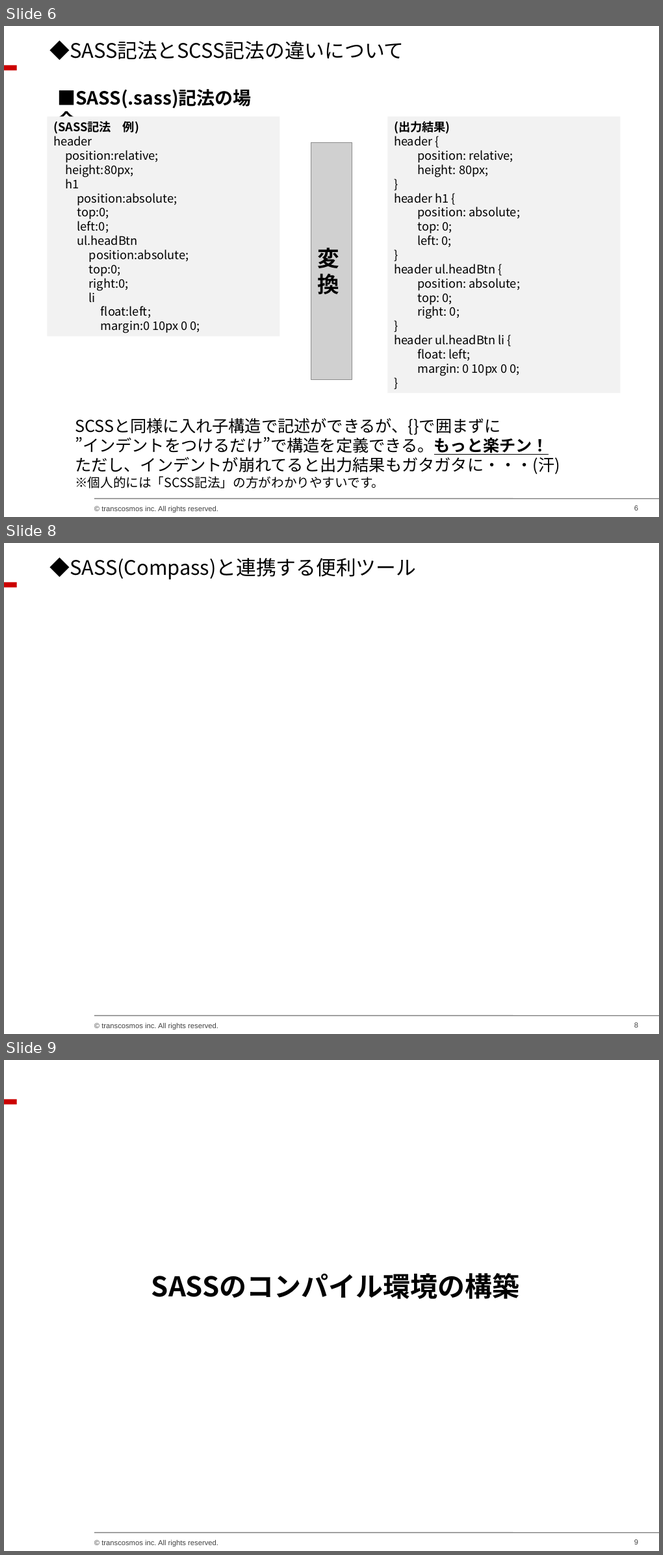
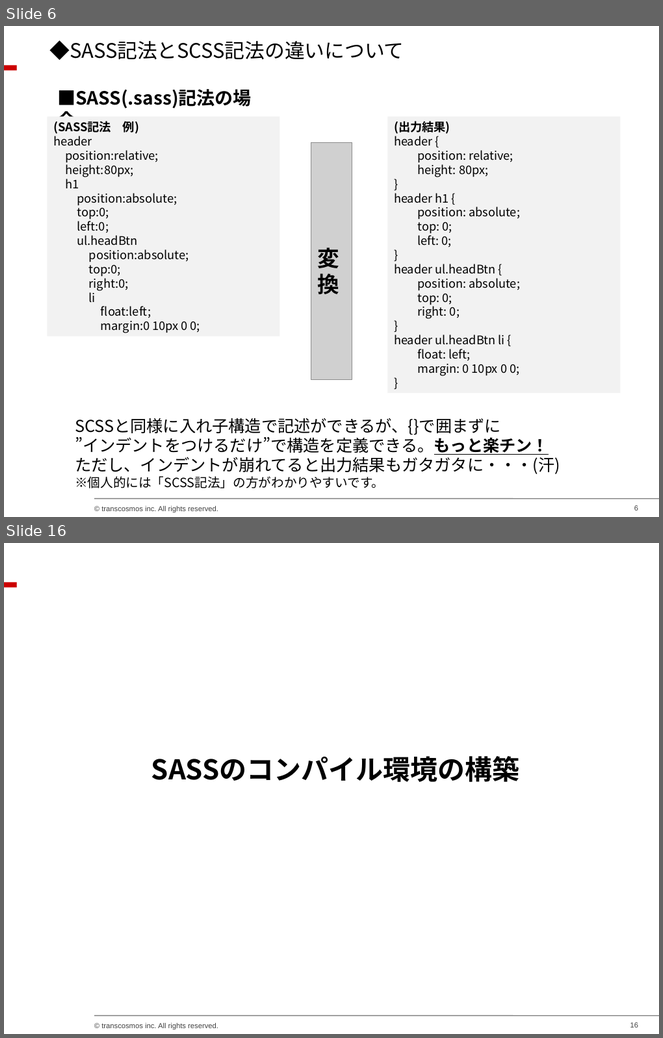
Before and after one commit to chieeeeno/my_common_files, a slide deck: docs/SASS勉強会資料/SASS勉強会資料.ppt. Shown one above the other, each under a label of ours: slides 6, 8 and 9 before the commit, slides 6 and 16 after it; the slides between them are not shown. The pictures are 663x1555 and 663x1038 pixels, drawn with LibreOffice and Linux fonts; fonts in the diff are those of the drawing; grey boxes stand for pictures; background and template pictures are left out. Boxes give left, top, right and bottom in pixels: in the first picture for what was removed or moved away, otherwise in the second. Text is boxed around its words. In the diff, an @@ line names an element or a change of style, - is before the commit and + after.

```diff
--- a/docs/SASS勉強会資料/SASS勉強会資料.ppt
+++ b/docs/SASS勉強会資料/SASS勉強会資料.ppt
@@ slide 8 removed at (x1=4, y1=543, x2=659, y2=1034), background #FFFFFF; not listed: 4 template elements that a slide beside it also shows @@
@@ text removed at (x1=50, y1=557, x2=416, y2=579) @@
-◆SASS(Compass)と連携する便利ツール
@@ what was slide 9 is now slide 16 @@
@@ page number at (x1=631, y1=1023, x2=638, y2=1028): text changed @@
-9
+16
```
Also in this commit, not shown: 2 slides changed, 8 slides added, 2 other files.
